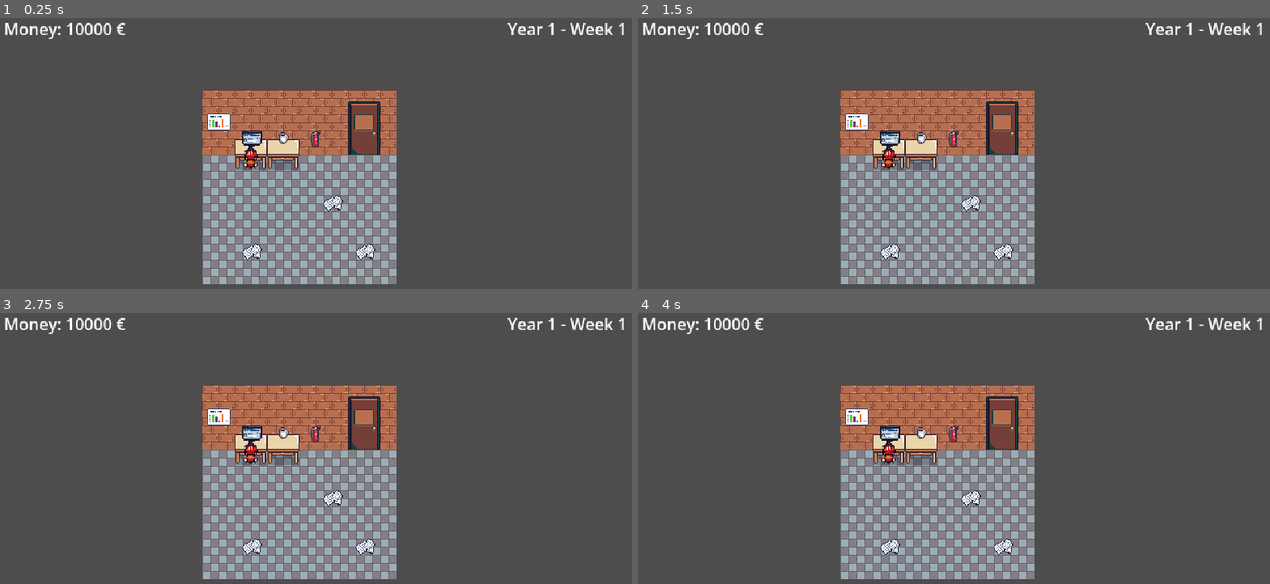
Above: before the commit, frames 1-4 (two rows, left to right).
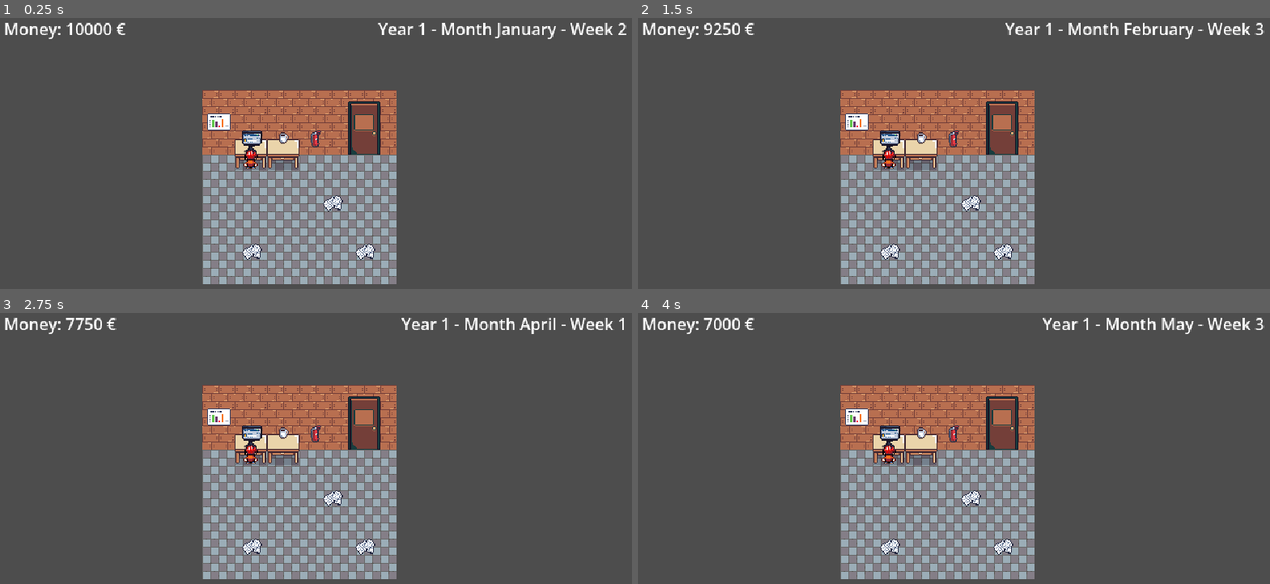
Above: after the commit, the same moments.

Repository: Phanty78/i-want-to-be-a-game-dev
Game: Godot game, scene res://scenes/main/main.tscn
Two runs of this game, one before a commit and one after it. Both use one fixed random seed, a clock stepped at 60 frames per second and the inputs below.
Inputs:
- Up to frame 1 (0.25 s): no input
- Up to frame 2 (1.5 s): tap Enter at 0.5 s
- Up to frame 3 (2.75 s): no input
- Up to frame 4 (4 s): no input

The runs differ from the first frame. In frame 1, 0.6% of the frame differs, in the area x 59-100%, y 1-8%; in frame 2, 1.0%, in the area x 10-100%, y 1-8%; in frame 3, 0.8%; in frame 4, 0.8%.

Commit message:
ADD - ajout de la logique et de l'affichage des mois

Diff:
--- /dev/null
+++ b/models/month.gd
@@ -0,0 +1,8 @@
+class_name Month
+
+var month_name : String
+var duration_in_weeks : int
+
+func _init(new_name: String, new_duration: int) -> void:
+	month_name = new_name
+	duration_in_weeks = new_duration
--- a/scenes/main/main.gd
+++ b/scenes/main/main.gd
@@ -1,11 +1,31 @@
 extends Node
 
 const WEEKS_PER_YEAR := 52
-const WEEK_DURATION_SECONDS := 7
+const WEEK_DURATION_SECONDS := 0.2
+var MONTHS: Array[Month] = [
+	Month.new("January", 5),
+	Month.new("February", 4),
+	Month.new("March", 4),
+	Month.new("April", 4),
+	Month.new("May", 5),
+	Month.new("June", 4),
+	Month.new("July", 4),
+	Month.new("August", 5),
+	Month.new("September", 4),
+	Month.new("October", 5),
+	Month.new("November", 4),
+	Month.new("December", 4)
+]
 
 var current_week := 1
+var weeks_count_for_month := 1
+var current_month := MONTHS[0]
+var current_month_index:= 0
 var current_year := 1
 var studio_money := 10_000
+# TO-DO : plus tard ces variables changeront dans le temps en fonction de divers paramétre
+var rent_cost := 500
+var life_cost := 250
 
 @onready var date_label: Label = $UI/UIRoot/HUD/HBoxContainer/DateLabel
 @onready var money_label: Label = $UI/UIRoot/HUD/HBoxContainer/MoneyLabel
@@ -15,9 +35,10 @@
 	game_clock.start(WEEK_DURATION_SECONDS)
 	update_hud()
 
-
 func _on_game_clock_timeout() -> void:
 	current_week += 1
+
+	update_current_month()
 
 	if current_week > WEEKS_PER_YEAR:
 		current_week = 1
@@ -25,18 +46,31 @@
 
 	update_hud()
 
-
 func update_date_label() -> void:
-	date_label.text = "Year %d - Week %d" % [
+	date_label.text = "Year %d - Month %s - Week %d" % [
 		current_year,
-		current_week
+		current_month.month_name,
+		weeks_count_for_month
 	]
-
 
 func update_money_label() -> void:
 	money_label.text = "Money: %d €" % studio_money
 
-
 func update_hud() -> void:
 	update_date_label()
 	update_money_label()
+
+func get_monthly_studio_cost() -> int:
+	return rent_cost + life_cost
+
+func update_current_month() -> void:
+	weeks_count_for_month += 1
+	if weeks_count_for_month > current_month.duration_in_weeks:
+		studio_money -= get_monthly_studio_cost()
+		weeks_count_for_month = 1
+		current_month_index+= 1
+		if current_month_index> 11:
+			current_month = MONTHS[0]
+			current_month_index= 0
+		else :
+			current_month = MONTHS[current_month_index]
Not shown, added: models/month.gd.uid
